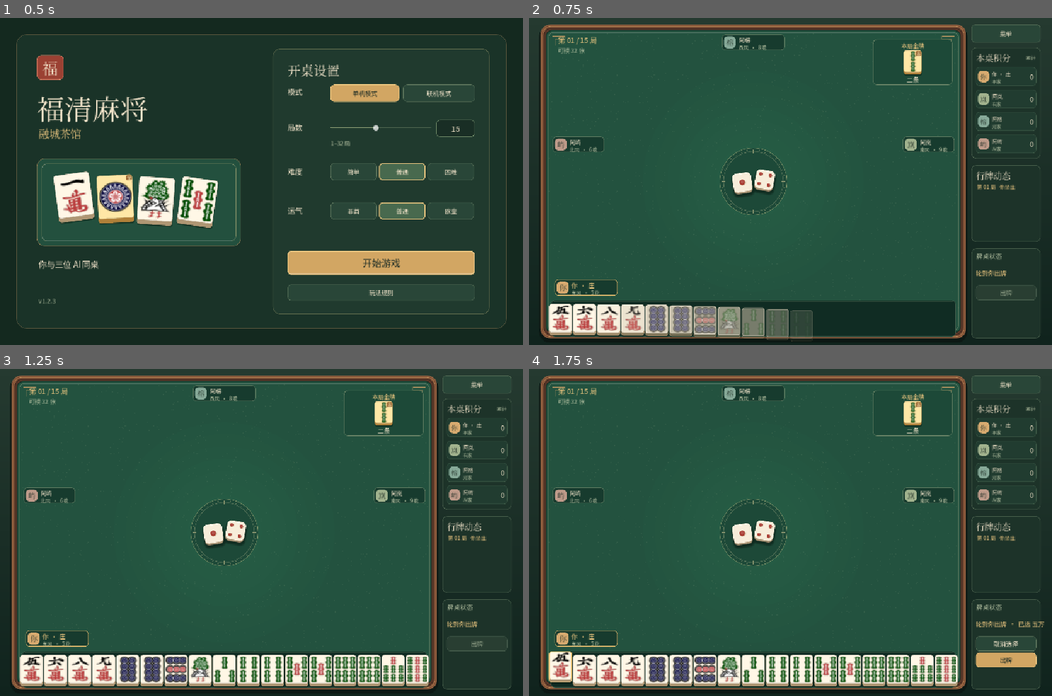
Above: before the commit, frames 1-4 (two rows, left to right).
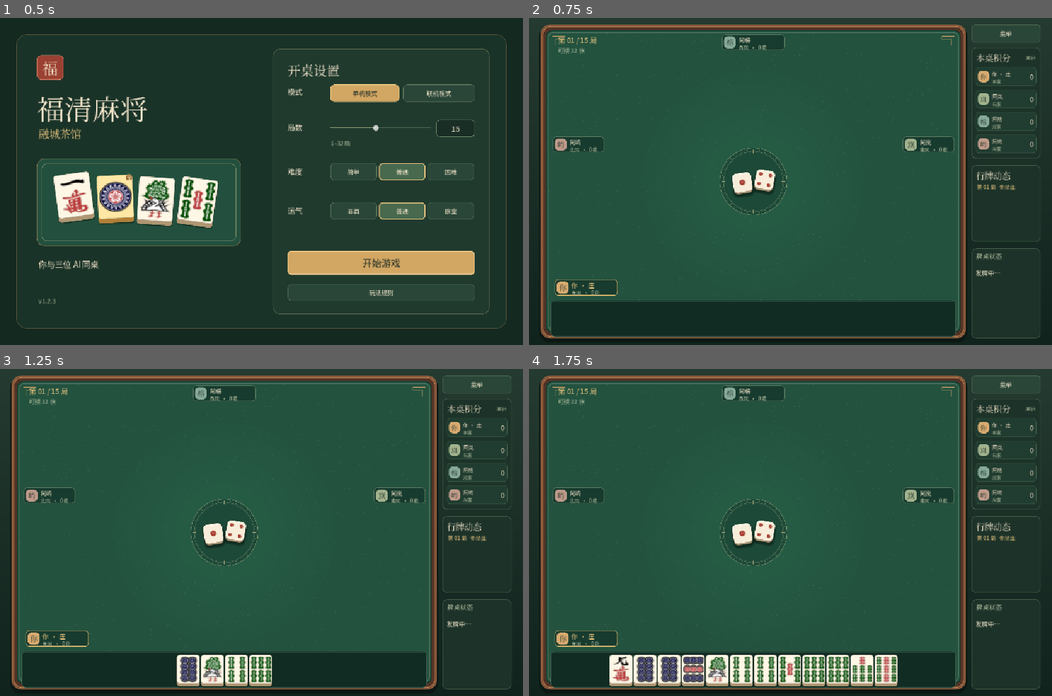
Above: after the commit, the same moments.

Repository: happiness763/fuqing-mahjong
Game: Godot game, scene res://table.tscn
Two runs of this game, one before a commit and one after it. Both use one fixed random seed, a clock stepped at 60 frames per second and the inputs below.
Inputs (mouse positions are in pixels of both pictures, inside the frame that each line leads up to):
- Up to frame 1 (0.5 s): no input
- Up to frame 2 (0.75 s): click "开始游戏" at 0.5 s
- Up to frame 3 (1.25 s): no input
- Up to frame 4 (1.75 s): click (560, 669) at 1.27 s

Frame 1 is identical in both runs. In frame 2, 5.2% of the frame differs, in the area x 3-98%, y 6-99%; in frame 3, 7.3%, in the area x 3-98%, y 6-98%; in frame 4, 7.1%.

Commit message:
feat: animate the opening deal, gold and flowers

Diff:
--- /dev/null
+++ b/godot/scripts/opening_intro.gd
@@ -0,0 +1,64 @@
+extends RefCounted
+
+const STAGES := ["deal", "dealer_extra", "dice", "gold", "flowers", "done"]
+
+var stage := "idle"
+var deal_round := 0
+var seat_counts := [0, 0, 0, 0]
+var dealer := 0
+
+
+func start(dealer_seat: int) -> void:
+	stage = "deal"
+	deal_round = 0
+	seat_counts = [0, 0, 0, 0]
+	dealer = posmod(dealer_seat, 4)
+
+
+func advance() -> String:
+	match stage:
+		"deal":
+			for seat in range(4):
+				seat_counts[seat] += 4
+			deal_round += 1
+			if deal_round >= 4:
+				stage = "dealer_extra"
+		"dealer_extra":
+			seat_counts[dealer] += 1
+			stage = "dice"
+		"dice":
+			stage = "gold"
+		"gold":
+			stage = "flowers"
+		"flowers":
+			stage = "done"
+	return stage
+
+
+func skip() -> void:
+	stage = "done"
+
+
+func is_active() -> bool:
+	return stage != "idle" and stage != "done"
+
+
+func visible_count(seat: int, final_count: int) -> int:
+	if not is_active():
+		return final_count
+	return mini(seat_counts[seat], final_count)
+
+
+func status_text() -> String:
+	match stage:
+		"deal":
+			return "发牌中…"
+		"dealer_extra":
+			return "庄家补牌"
+		"dice":
+			return "掷骰开金"
+		"gold":
+			return "翻金"
+		"flowers":
+			return "补花"
+	return ""
--- a/godot/scripts/table.gd
+++ b/godot/scripts/table.gd
@@ -9,6 +9,7 @@
 const OnlineLobby = preload("res://scripts/online_lobby.gd")
 const OnlineRoom = preload("res://scripts/online_room.gd")
 const OnlineTableView = preload("res://scripts/online_table_view.gd")
+const OpeningIntro = preload("res://scripts/opening_intro.gd")
 const UI_FONT = preload("res://assets/fonts/NotoSansSC.woff2")
 const NAMES := ["你", "阿岚", "阿榕", "阿屿"]
 const MARKS := ["你", "岚", "榕", "屿"]
@@ -49,6 +50,11 @@
 var settings := {"rounds": 15, "difficulty": "normal", "luck": "normal"}
 var selected_index := -1
 var selected_tile := -1
+var intro
+var intro_timer: Timer
+var intro_visible_hand := -1
+var intro_flowers := true
+var intro_gold := true
 var session_font: Font
 var title_font: Font
 var faces: Array[Texture2D] = []
@@ -89,6 +95,10 @@
 	ai_timer.one_shot = true
 	add_child(ai_timer)
 	ai_timer.timeout.connect(run_ai)
+	intro_timer = Timer.new()
+	intro_timer.one_shot = true
+	add_child(intro_timer)
+	intro_timer.timeout.connect(advance_intro)
 	audio = AudioStreamPlayer.new()
 	audio.volume_db = -12.0
 	add_child(audio)
@@ -284,6 +294,8 @@
 func show_lobby() -> void:
 	close_modal(false)
 	close_menu()
+	intro = null
+	intro_timer.stop()
 	ai_timer.stop()
 	game = null
 	clear_selection()
@@ -395,7 +407,10 @@
 	if round_changed:
 		log_lines.clear()
 	transfer_button.visible = is_room_owner() and not reconnecting
-	refresh(entering or stage_changed)
+	if round_changed and next_view.phase != "result" and next_view.latest.type == "start":
+		start_intro()
+	else:
+		refresh(entering or stage_changed)
 
 
 func show_room_notice(message: String) -> void:
@@ -421,6 +436,8 @@
 
 
 func local_moves() -> Array:
+	if intro_active():
+		return []
 	if not online_view.is_empty():
 		if online_reconnecting or pending_stage == online_stage:
 			return []
@@ -457,7 +474,62 @@
 	last_remaining = -1
 	shown_round = -1
 	clear_selection()
+	start_intro()
+
+
+func start_intro() -> void:
+	var view := board_view()
+	if view.is_empty():
+		return
+	intro = OpeningIntro.new()
+	intro.start(int(view.get("dealer", 0)))
+	intro_timer.stop()
+	intro_timer.start(_intro_delay(intro.stage))
+	refresh()
+
+
+func _intro_delay(stage: String) -> float:
+	match stage:
+		"deal":
+			return 0.35
+		"dealer_extra":
+			return 0.35
+		"dice":
+			return 0.65
+		"gold":
+			return 0.55
+		"flowers":
+			return 0.6
+	return 0.0
+
+
+func advance_intro() -> void:
+	if not intro_active():
+		return
+	intro.advance()
+	if not intro.is_active():
+		finish_intro()
+		return
+	refresh()
+	intro_timer.start(_intro_delay(intro.stage))
+
+
+func finish_intro() -> void:
+	intro = null
+	intro_timer.stop()
 	refresh(true)
+
+
+func skip_intro() -> void:
+	if not is_instance_valid(intro):
+		return
+	intro = null
+	intro_timer.stop()
+	refresh(true)
+
+
+func intro_active() -> bool:
+	return is_instance_valid(intro) and intro.is_active()
 
 
 func clear_selection() -> void:
@@ -542,7 +614,7 @@
 	close_modal(false)
 	log_lines.clear()
 	clear_selection()
-	refresh(true)
+	start_intro()
 
 
 func refresh(animate := false) -> void:
@@ -550,6 +622,12 @@
 	var view := board_view()
 	if view.is_empty():
 		return
+	var intro_running := intro_active()
+	intro_visible_hand = -1
+	intro_flowers = not intro_running or intro.stage in ["flowers", "done"]
+	intro_gold = not intro_running or intro.stage in ["gold", "flowers", "done"]
+	if intro_running and view.players.size() > 0 and view.players[0].has("hand"):
+		intro_visible_hand = intro.visible_count(0, view.players[0].hand.size())
 	clear_board()
 	dynamic = Control.new()
 	dynamic.mouse_filter = Control.MOUSE_FILTER_IGNORE
@@ -559,6 +637,8 @@
 	if _dice_round != view.round:
 		_dice_round = view.round
 		board_art.set_dice(Vector2i(_display_rng.randi_range(1, 6), _display_rng.randi_range(1, 6)))
+	if intro_running and intro.stage == "dice" and view.gold_dice.size() == 2:
+		board_art.set_dice(Vector2i(int(view.gold_dice[0]), int(view.gold_dice[1])))
 	var moves := local_moves()
 	var fresh: bool = last_revision != view.latest.revision
 	var deal: bool = animate and fresh and view.latest.type == "start"
@@ -576,7 +656,7 @@
 	if not view.result.is_empty():
 		if shown_round != view.round and not is_instance_valid(modal):
 			show_result()
-	elif online_view.is_empty() and not is_instance_valid(modal):
+	elif online_view.is_empty() and not is_instance_valid(modal) and not intro_running:
 		for seat in range(1, 4):
 			if not game.actions(seat).is_empty():
 				ai_timer.start(0.54 if view.phase == "turn" else 0.25)
@@ -706,23 +786,24 @@
 		room_notice_label = label(dynamic, "", Rect2(216, 30, 230, 30), 13, GOLD)
 		room_notice_label.text_overrun_behavior = TextServer.OVERRUN_TRIM_ELLIPSIS
 		update_online_clock()
-	var gold_display := panel(dynamic, GOLD_AREA, Color("#1d4938"), Color("#668064"), 9)
-	gold_display.name = "GoldDisplay"
-	label(gold_display, "本局金牌", Rect2(0, 4, 194, 22), 14, GOLD, HORIZONTAL_ALIGNMENT_CENTER)
-	var golds: Array = Rules.gold_tiles(view.gold)
-	var gold_width := 44 if golds.size() == 1 else 35
-	var gold_step := gold_width + 5
-	var gold_left := (194.0 - (golds.size() * gold_step - 5)) * 0.5
-	for index in range(golds.size()):
-		tile(gold_display, golds[index], Rect2(gold_left + index * gold_step, 27, gold_width, 59),
-			view.gold, Callable(), false, golds.size() > 1 and golds[index] == view.gold)
-	var gold_name := Rules.tile_name(view.gold)
-	if golds.size() > 1:
-		gold_name = "花金 · 翻 " + gold_name
-	elif view.gold >= Rules.NUMBERED:
-		gold_name += " · 花金"
-	label(gold_display, gold_name + (" · 已抢" if view.indicator < 0 else ""),
-		Rect2(0, 87, 194, 22), 15, INK, HORIZONTAL_ALIGNMENT_CENTER)
+	if intro_gold:
+		var gold_display := panel(dynamic, GOLD_AREA, Color("#1d4938"), Color("#668064"), 9)
+		gold_display.name = "GoldDisplay"
+		label(gold_display, "本局金牌", Rect2(0, 4, 194, 22), 14, GOLD, HORIZONTAL_ALIGNMENT_CENTER)
+		var golds: Array = Rules.gold_tiles(view.gold)
+		var gold_width := 44 if golds.size() == 1 else 35
+		var gold_step := gold_width + 5
+		var gold_left := (194.0 - (golds.size() * gold_step - 5)) * 0.5
+		for index in range(golds.size()):
+			tile(gold_display, golds[index], Rect2(gold_left + index * gold_step, 27, gold_width, 59),
+				view.gold, Callable(), false, golds.size() > 1 and golds[index] == view.gold)
+		var gold_name := Rules.tile_name(view.gold)
+		if golds.size() > 1:
+			gold_name = "花金 · 翻 " + gold_name
+		elif view.gold >= Rules.NUMBERED:
+			gold_name += " · 花金"
+		label(gold_display, gold_name + (" · 已抢" if view.indicator < 0 else ""),
+			Rect2(0, 87, 194, 22), 15, INK, HORIZONTAL_ALIGNMENT_CENTER)
 	var rob_tile: int = view.get("rob_tile", -1)
 	if view.phase == "robKong" and rob_tile >= 0 and moves.any(func(move): return move.type == "win"):
 		var offer := panel(dynamic, Rect2(480, 322, 138, 88), Color("#1a3d31"), GOLD, 10)
@@ -750,7 +831,8 @@
 	var wind: String = WINDS[(seat - view.dealer + 4) % 4]
 	set_player_font(label(dynamic, player_name(seat) + ("  ·  庄" if seat == view.dealer else ""),
 		Rect2(origin + Vector2(41, 2), Vector2(width - 42, 18)), 14, GOLD if active else INK))
-	label(dynamic, "%s风  ·  %d 花" % [wind, player.flowers.size()],
+	var flower_count: int = player.flowers.size() if intro_flowers else 0
+	label(dynamic, "%s风  ·  %d 花" % [wind, flower_count],
 		Rect2(origin + Vector2(41, 20), Vector2(width - 42, 16)), 12, MUTED)
 	var gold_gap: Array = player.get("gold_gap", [])
 	if seat != 0 and player.has("hand"):
@@ -868,6 +950,8 @@
 	var playable := moves.filter(func(move): return move.type == "discard" or is_swap(move)).map(
 		func(move): return move.tile)
 	var hand: Array = view.players[0].hand.duplicate()
+	if intro_visible_hand >= 0:
+		hand = hand.slice(0, mini(intro_visible_hand, hand.size()))
 	var has_draw: bool = view.drawn >= 0
 	if has_draw:
 		hand.pop_back()
@@ -971,7 +1055,11 @@
 func render_controls(view: Dictionary, moves: Array) -> void:
 	var options: Array = []
 	var detail := ""
-	if not view.result.is_empty():
+	var intro_running := intro_active()
+	if intro_running:
+		detail = intro.status_text()
+		options = []
+	elif not view.result.is_empty():
 		detail = result_title(view.result)
 		options.append(["结算明细", show_result, "normal", "result"])
 		if not online_view.is_empty() and not is_room_owner():
@@ -1360,6 +1448,19 @@
 		room.request("lobby", {"stage": online_stage})
 
 
+func _unhandled_input(event: InputEvent) -> void:
+	if not intro_active():
+		return
+	var skip := false
+	if event is InputEventMouseButton and event.pressed:
+		skip = true
+	elif event is InputEventKey and event.pressed and not event.echo and event.keycode in [KEY_SPACE, KEY_ENTER]:
+		skip = true
+	if skip:
+		skip_intro()
+		get_viewport().set_input_as_handled()
+
+
 func _unhandled_key_input(event: InputEvent) -> void:
 	if not event is InputEventKey or not event.pressed or event.echo:
 		return
--- a/godot/tests/desktop_test.gd
+++ b/godot/tests/desktop_test.gd
@@ -81,6 +81,7 @@
 	click(desk.lobby.start_button)
 	check(desk.game != null and desk.game.round_limit == 2, "starts with selected round count")
 	desk.close_modal(false)
+	desk.skip_intro()
 	for seed in range(43, 60):
 		desk.game = Game.new(seed, 2)
 		if desk.game.phase == "turn":
@@ -161,6 +162,7 @@
 		click(by_text(desk.modal, "返回首页"))
 		check(desk.game == null and desk.lobby.round_field.text == "2", "lobby preserves settings")
 		click(desk.lobby.start_button)
+	desk.skip_intro()
 	desk.ai_timer.stop()
 	click(desk.menu_button)
 	click(by_text(desk.menu_panel, "返回首页"))
@@ -175,6 +177,18 @@
 	test_waiting_presentation(desk)
 	await test_scoring_presentation(desk)
 	test_dense_board(desk)
+	desk.game = Game.new(43, 2)
+	desk.start_intro()
+	check(desk.intro_active() and desk.local_moves().is_empty(), "intro blocks moves")
+	check(desk.status_label.text.begins_with("发牌"), "intro status is visible")
+	check(not desk.dynamic.has_node("GoldDisplay"), "gold stays hidden while dealing")
+	for index in range(4):
+		desk.intro.advance()
+		desk.refresh()
+	check(desk.human_buttons.size() == 16, "four rounds reveal sixteen tiles")
+	desk.skip_intro()
+	check(not desk.intro_active() and desk.human_buttons.size() == desk.game.players[0].hand.size(),
+		"skip restores the full hand")
 	if DisplayServer.get_name() != "headless":
 		root.size = Vector2i(864, 540)
 		await create_timer(0.65).timeout
@@ -353,6 +367,7 @@
 
 
 func finish_round(desk) -> void:
+	desk.skip_intro()
 	var steps := 0
 	while desk.game.phase != "result" and steps < 260:
 		desk.ai_timer.stop()
--- a/godot/tests/v124_opening_test.gd
+++ b/godot/tests/v124_opening_test.gd
@@ -2,6 +2,7 @@
 
 const Rules = preload("res://scripts/rules.gd")
 const Game = preload("res://scripts/game.gd")
+const OpeningIntro = preload("res://scripts/opening_intro.gd")
 
 var failures := 0
 
@@ -9,6 +10,7 @@
 func _initialize() -> void:
 	test_roll_dealer_breaks_ties()
 	test_gold_dice_choose_the_indicator()
+	test_opening_intro_sequence()
 	if failures == 0:
 		print("v1.2.4 opening tests passed")
 	quit(failures)
@@ -44,3 +46,24 @@
 	deck[97] = 34
 	game2.deal(deck)
 	check(game2.indicator == 34, "sum 2 flips the second stack from the tail")
+
+
+func test_opening_intro_sequence() -> void:
+	var intro := OpeningIntro.new()
+	intro.start(1)
+	check(intro.stage == "deal" and intro.seat_counts == [0, 0, 0, 0], "deal starts empty")
+	for i in range(4):
+		intro.advance()
+	check(intro.seat_counts == [16, 16, 16, 16] and intro.stage == "dealer_extra", "four rounds deal sixteen tiles")
+	intro.advance()
+	check(intro.seat_counts[1] == 17 and intro.stage == "dice", "dealer takes the extra tile")
+	intro.advance()
+	check(intro.stage == "gold", "dice precedes the gold reveal")
+	intro.advance()
+	check(intro.stage == "flowers", "flowers follow the gold")
+	intro.advance()
+	check(intro.stage == "done" and not intro.is_active(), "intro finishes")
+	check(intro.visible_count(0, 16) == 16, "final counts are fully visible")
+	intro.start(0)
+	intro.skip()
+	check(intro.stage == "done", "skip ends the intro")
